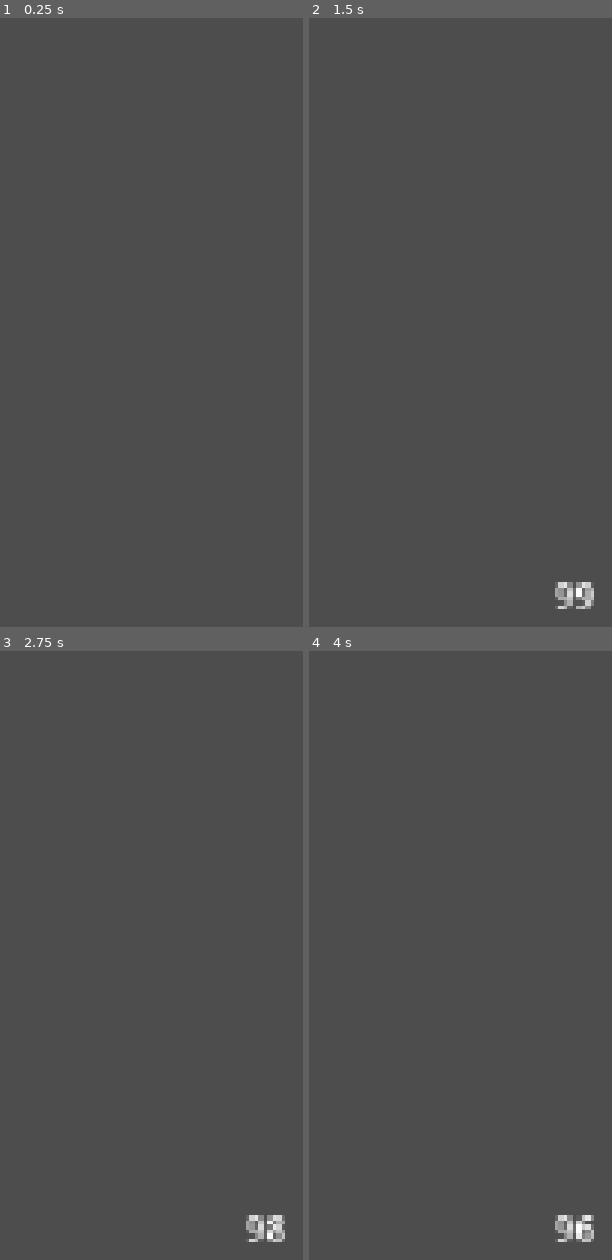
Above: before the commit, frames 1-4 (two rows, left to right).
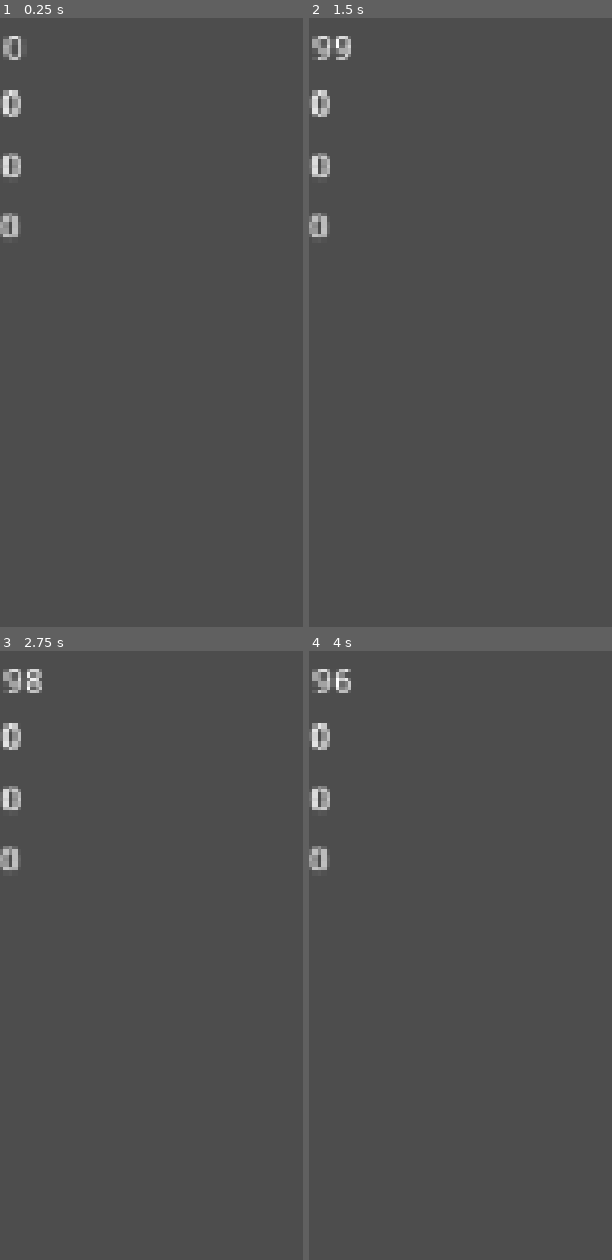
Above: after the commit, the same moments.

Repository: Al-Lat/GMTK2026
Game: Godot game, scene res://Scenes/hud.tscn
Two runs of this game, one before a commit and one after it. Both use one fixed random seed, a clock stepped at 60 frames per second and the inputs below.
Inputs:
- Up to frame 1 (0.25 s): no input
- Up to frame 2 (1.5 s): tap Enter at 0.5 s; tap Space at 1.25 s
- Up to frame 3 (2.75 s): no input
- Up to frame 4 (4 s): tap Enter at 2.75 s; tap Space at 3.5 s

The runs differ from the first frame. In frame 1, 0.8% of the frame differs, in the area x 0-7%, y 2-36%; in frame 2, 1.4%; in frame 3, 1.4%; in frame 4, 1.4%, in the area x 0-95%, y 2-98%.

Commit message:
DEV - ajout de trois ressources modifiables

Diff:
--- a/Scenes/hud.tscn
+++ b/Scenes/hud.tscn
@@ -2,34 +2,49 @@
 
 [ext_resource type="Script" uid="uid://c66c7pq00jrun" path="res://script/hud.gd" id="1_fccik"]
 [ext_resource type="PackedScene" uid="uid://d3ixtrk5c0flv" path="res://Scenes/life_is_life.tscn" id="2_bjfho"]
+[ext_resource type="PackedScene" uid="uid://doyjb2cm5siyk" path="res://Scenes/speedrun.tscn" id="3_t1xeu"]
+[ext_resource type="PackedScene" uid="uid://dvxnrv4i3jbgj" path="res://Scenes/kill_them_all.tscn" id="4_36asn"]
+[ext_resource type="PackedScene" uid="uid://dicr8vhni6wnn" path="res://Scenes/kill_them_fast.tscn" id="5_8jye8"]
 
 [node name="HUD" type="CanvasLayer" unique_id=311553630]
 script = ExtResource("1_fccik")
 
 [node name="the_world" type="Label" parent="." unique_id=638232136]
-offset_left = 118.0
-offset_top = 265.0
-offset_right = 373.0
-offset_bottom = 490.0
+offset_left = 2.0
+offset_top = 2.0
+offset_right = 54.0
+offset_bottom = 27.0
+text = "0"
 
 [node name="speed_ressources" type="Label" parent="." unique_id=715699626]
-offset_left = 421.0
-offset_top = 33.0
-offset_right = 681.0
-offset_bottom = 139.0
+offset_left = 1.0
+offset_top = 29.0
+offset_right = 89.0
+offset_bottom = 56.0
+text = "0"
 
 [node name="strength_ressources" type="Label" parent="." unique_id=972013720]
-offset_left = 405.0
-offset_top = 216.0
-offset_right = 676.0
-offset_bottom = 345.0
+offset_left = 1.0
+offset_top = 59.0
+offset_right = 84.0
+offset_bottom = 85.0
+text = "0"
 
 [node name="attack_speed_ressources" type="Label" parent="." unique_id=2125838633]
-offset_left = 725.0
-offset_top = 23.0
-offset_right = 1032.0
-offset_bottom = 132.0
+offset_top = 88.0
+offset_right = 73.0
+offset_bottom = 120.0
+text = "0"
 
 [node name="life_is_life" parent="." unique_id=2116581593 instance=ExtResource("2_bjfho")]
 
-[connection signal="update" from="life_is_life" to="." method="update_time"]
+[node name="speedrun" parent="." unique_id=1563418718 instance=ExtResource("3_t1xeu")]
+
+[node name="kill_them_all" parent="." unique_id=433505889 instance=ExtResource("4_36asn")]
+
+[node name="kill_them_fast" parent="." unique_id=287396507 instance=ExtResource("5_8jye8")]
+
+[connection signal="update_temps" from="life_is_life" to="." method="update_time"]
+[connection signal="update_speed" from="speedrun" to="." method="update_speed"]
+[connection signal="update_strength" from="kill_them_all" to="." method="update_strength"]
+[connection signal="update_strength" from="kill_them_fast" to="." method="update_attack_speed"]
--- /dev/null
+++ b/Scenes/kill_them_all.tscn
@@ -0,0 +1,6 @@
+[gd_scene format=3 uid="uid://dvxnrv4i3jbgj"]
+
+[ext_resource type="Script" uid="uid://bkt8c0bys0yn6" path="res://script/kill_them_all.gd" id="1_xhgya"]
+
+[node name="kill_them_all" type="Node" unique_id=433505889]
+script = ExtResource("1_xhgya")
--- /dev/null
+++ b/Scenes/kill_them_fast.tscn
@@ -0,0 +1,6 @@
+[gd_scene format=3 uid="uid://dicr8vhni6wnn"]
+
+[ext_resource type="Script" uid="uid://8rgsue3enuq3" path="res://script/kill_them_fast.gd" id="1_255mv"]
+
+[node name="kill_them_fast" type="Node" unique_id=287396507]
+script = ExtResource("1_255mv")
--- /dev/null
+++ b/Scenes/speedrun.tscn
@@ -0,0 +1,6 @@
+[gd_scene format=3 uid="uid://doyjb2cm5siyk"]
+
+[ext_resource type="Script" uid="uid://cxnhmxjcaswa1" path="res://script/speedrun.gd" id="1_7pu0l"]
+
+[node name="speedrun" type="Node" unique_id=1563418718]
+script = ExtResource("1_7pu0l")
--- a/script/hud.gd
+++ b/script/hud.gd
@@ -3,7 +3,10 @@
 
 # Called when the node enters the scene tree for the first time.
 func _ready() -> void:
-	pass
+	$the_world.text = str(0)
+	$speed_ressources.text = str(0)
+	$strength_ressources.text = str(0)
+	$attack_speed_ressources.text = str(0)
 
 
 # Called every frame. 'delta' is the elapsed time since the previous frame.
@@ -13,3 +16,12 @@
 
 func update_time() -> void:
 	$the_world.text = str($life_is_life.temps)
+
+func update_speed() -> void:
+	$speed_ressources.text = str($speedrun.we_are_speed)
+
+func update_strength() -> void:
+	$strength_ressources.text = str($kill_them_all.force_pure)
+
+func update_attack_speed() -> void:
+	$attack_speed_ressources.text = str($kill_them_fast.force_rapide)
--- /dev/null
+++ b/script/kill_them_all.gd
@@ -0,0 +1,15 @@
+extends Node
+signal update_strength
+
+var force_pure;
+# Called when the node enters the scene tree for the first time.
+func _ready() -> void:
+	force_pure = 0;
+
+func add_time(speed:int) -> void:
+	force_pure += speed;
+	update_strength.emit()
+
+func remove_time(speed:int) -> void:
+	force_pure -= speed;
+	update_strength.emit()
--- /dev/null
+++ b/script/kill_them_fast.gd
@@ -0,0 +1,15 @@
+extends Node
+signal update_strength
+
+var force_rapide;
+# Called when the node enters the scene tree for the first time.
+func _ready() -> void:
+	force_rapide = 0;
+
+func add_time(speed:int) -> void:
+	force_rapide += speed;
+	update_strength.emit()
+
+func remove_time(speed:int) -> void:
+	force_rapide -= speed;
+	update_strength.emit()
--- a/script/life_is_life.gd
+++ b/script/life_is_life.gd
@@ -1,5 +1,5 @@
 extends Node
-signal update
+signal update_temps
 
 var temps;
 # Called when the node enters the scene tree for the first time.
@@ -9,11 +9,11 @@
 
 func add_time(time:int) -> void:
 	temps += time;
-	update.emit()
+	update_temps.emit()
 
 func remove_time(time:int) -> void:
 	temps -= time;
-	update.emit()
+	update_temps.emit()
 
 func end_level() -> void:
 	$life_is_moins.stop();
--- /dev/null
+++ b/script/speedrun.gd
@@ -0,0 +1,15 @@
+extends Node
+signal update_speed
+
+var we_are_speed;
+# Called when the node enters the scene tree for the first time.
+func _ready() -> void:
+	we_are_speed = 0;
+
+func add_time(speed:int) -> void:
+	we_are_speed += speed;
+	update_speed.emit()
+
+func remove_time(speed:int) -> void:
+	we_are_speed -= speed;
+	update_speed.emit()
Not shown, added: script/kill_them_all.gd.uid
Not shown, added: script/kill_them_fast.gd.uid
Not shown, added: script/speedrun.gd.uid
